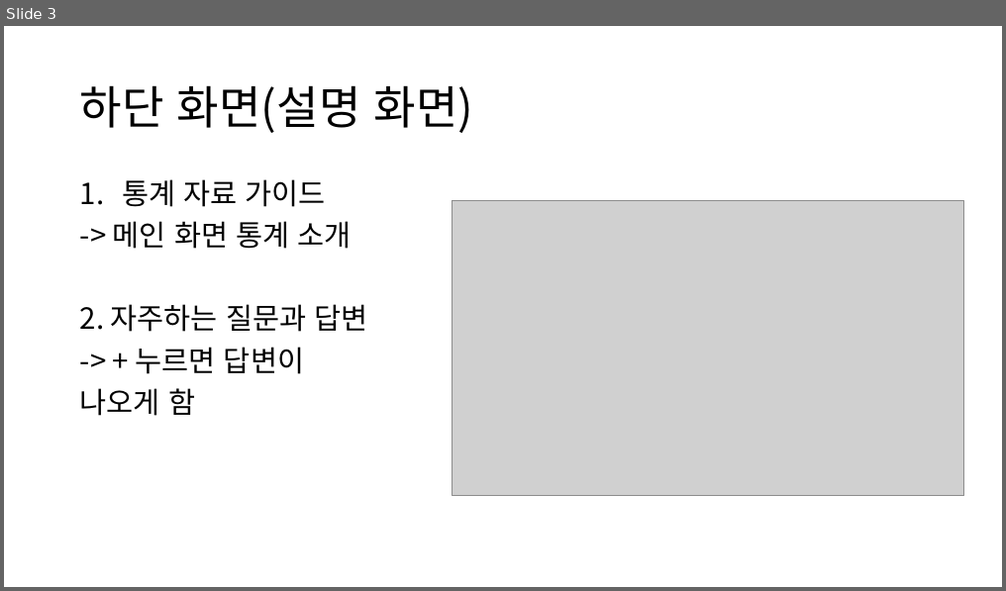
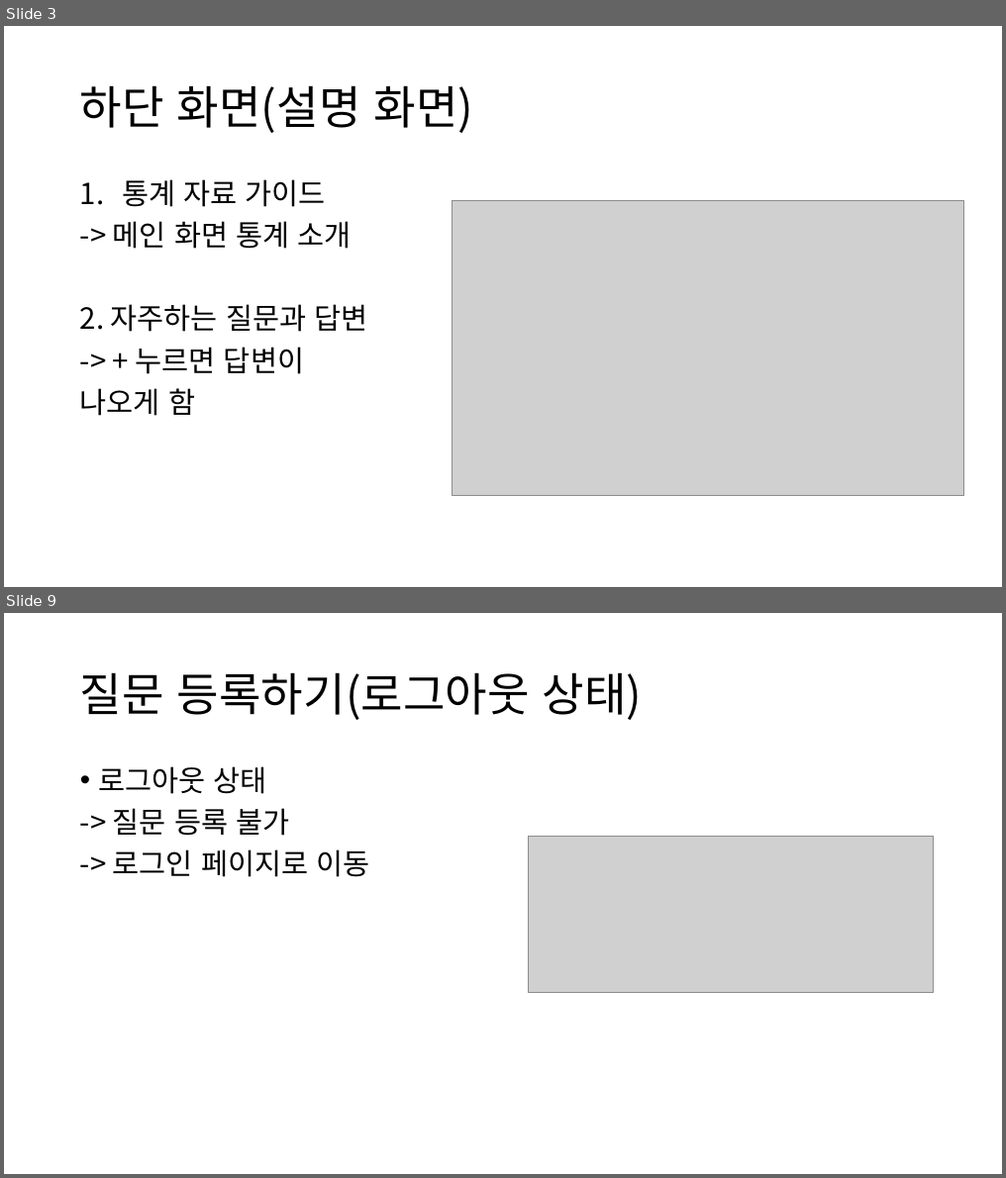
Before and after one commit to CHAESOOBYUNG/ml_project_analysis, a slide deck: 프로젝트 문서/화면설계서.pptx. Shown one above the other, each under a label of ours: slide 3 before the commit, slides 3 and 9 after it; the slides between them are not shown. The pictures are 1006x591 and 1006x1178 pixels, drawn with LibreOffice and Linux fonts; fonts in the diff are those of the drawing; grey boxes stand for pictures. Boxes give left, top, right and bottom in pixels: in the first picture for what was removed or moved away, otherwise in the second. Text is boxed around its words. In the diff, an @@ line names an element or a change of style, - is before the commit and + after.

```diff
--- a/프로젝트 문서/화면설계서.pptx
+++ b/프로젝트 문서/화면설계서.pptx
@@ slide 9 added at bbox=[4, 613, 1002, 1174], background #FFFFFF @@
@@ title added at bbox=[80, 672, 643, 720], 44 pt, text #000000 @@
+질문 등록하기(로그아웃 상태)
@@ text added at bbox=[99, 766, 369, 877], 28 pt, text #000000 @@
+• 로그아웃 상태
+-> 질문 등록 불가
+-> 로그인 페이지로 이동
@@ picture added at bbox=[528, 836, 934, 992] @@
```
Also in this commit, not shown: 1 slide changed, 6 other slides added, 4 other files.
